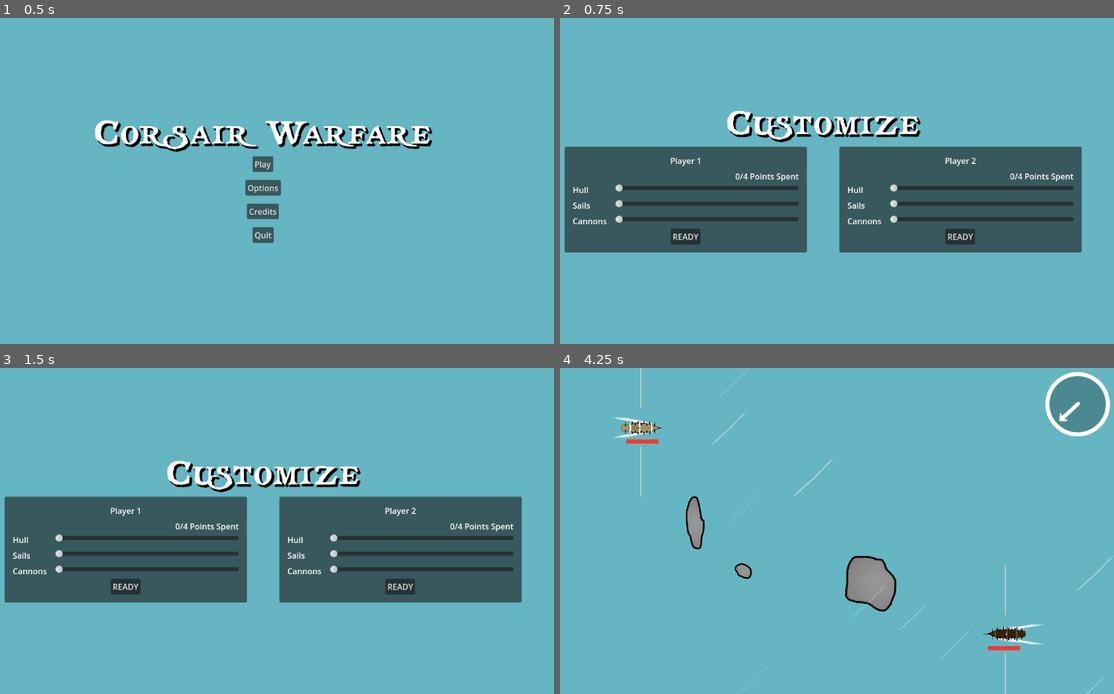
Above: before the commit, frames 1-4 (two rows, left to right).
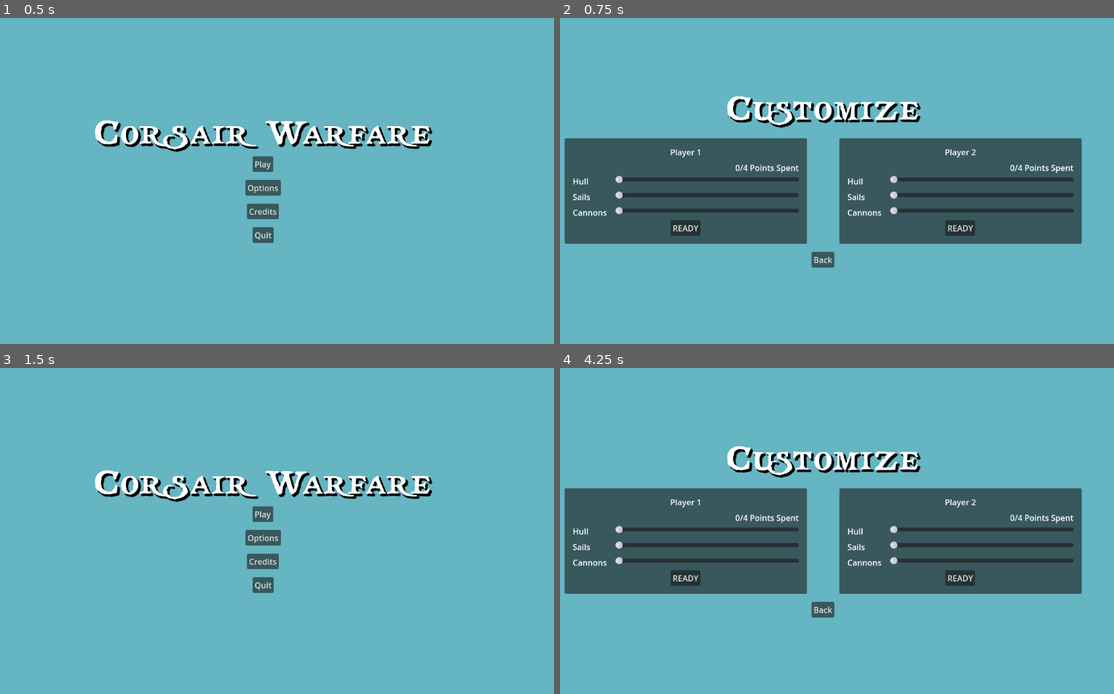
Above: after the commit, the same moments.

Repository: friedev/corsair-warfare
Game: Godot game, scene res://scenes/main.tscn
Same seed, same stepped clock (60 frames per second), same inputs: the game is played once before the commit and once after it. Sound files missing from this copy of the repository are replaced by a short silence.
Inputs (mouse positions are in pixels of both pictures, inside the frame that each line leads up to):
- Up to frame 1 (0.5 s): no input
- Up to frame 2 (0.75 s): click "Play" at 0.5 s
- Up to frame 3 (1.5 s): click (260, 609) at 1.25 s, where only the run after the commit has a clickable "Back"
- Up to frame 4 (4.25 s): click (687, 586) at 2 s, where only the run before the commit has a clickable "READY"; click (958, 586) at 2.75 s, where only the run before the commit has a clickable "READY"; click (820, 514) at 3.5 s, where only the run after the commit has a clickable "Play"

Frame 1 is identical in both runs. In frame 2, 14% of the frame differs, in the area x 0-95%, y 23-77%; in frame 3, 33%; in frame 4, 33%, in the area x 0-100%, y 0-100%.

Commit message:
Reduce menu signals, add back button to customize

Diff:
--- a/scenes/main.tscn
+++ b/scenes/main.tscn
@@ -206,12 +206,13 @@
 [connection signal="damage_taken" from="World/Ship2" to="World/Camera2D" method="_on_ship_damage_taken"]
 [connection signal="destroyed" from="World/Ship2" to="MenuLayer/GameOverMenu" method="_on_ship_destroyed"]
 [connection signal="destroyed" from="World/Ship2" to="MenuLayer/PauseMenu" method="_on_ship_destroyed"]
-[connection signal="credits_button_pressed" from="MenuLayer/MainMenu" to="MenuLayer/CreditsMenu" method="_on_main_menu_credits_button_pressed"]
-[connection signal="game_started" from="MenuLayer/MainMenu" to="MenuLayer/CustomizationMenu" method="_on_main_menu_game_started"]
-[connection signal="options" from="MenuLayer/MainMenu" to="MenuLayer/OptionsMenu" method="_on_main_menu_options"]
-[connection signal="go_back" from="MenuLayer/OptionsMenu" to="MenuLayer/MainMenu" method="_on_options_menu_go_back"]
+[connection signal="credits_button_pressed" from="MenuLayer/MainMenu" to="MenuLayer/CreditsMenu" method="_on_menu_open"]
+[connection signal="game_started" from="MenuLayer/MainMenu" to="MenuLayer/CustomizationMenu" method="_on_menu_open"]
+[connection signal="options" from="MenuLayer/MainMenu" to="MenuLayer/OptionsMenu" method="_on_menu_open"]
+[connection signal="go_back" from="MenuLayer/OptionsMenu" to="MenuLayer/MainMenu" method="_on_menu_open"]
+[connection signal="go_back" from="MenuLayer/CustomizationMenu" to="MenuLayer/MainMenu" method="_on_menu_open"]
 [connection signal="players_ready" from="MenuLayer/CustomizationMenu" to="." method="_on_customization_menu_players_ready"]
 [connection signal="players_ready" from="MenuLayer/CustomizationMenu" to="MenuLayer/PauseMenu" method="_on_customization_menu_players_ready"]
 [connection signal="game_restarted" from="MenuLayer/GameOverMenu" to="." method="_on_game_restarted"]
 [connection signal="game_restarted" from="MenuLayer/PauseMenu" to="." method="_on_game_restarted"]
-[connection signal="back_button_pressed" from="MenuLayer/CreditsMenu" to="MenuLayer/MainMenu" method="_on_credits_menu_back_button_pressed"]
+[connection signal="back_button_pressed" from="MenuLayer/CreditsMenu" to="MenuLayer/MainMenu" method="_on_menu_open"]
--- a/scenes/menus/customization_menu.tscn
+++ b/scenes/menus/customization_menu.tscn
@@ -18,6 +18,7 @@
 
 [node name="VBoxContainer" type="VBoxContainer" parent="."]
 layout_mode = 2
+theme_override_constants/separation = 16
 alignment = 1
 
 [node name="Label" type="Label" parent="VBoxContainer"]
@@ -78,5 +79,11 @@
 unique_name_in_owner = true
 layout_mode = 2
 
+[node name="BackButton" type="Button" parent="VBoxContainer"]
+layout_mode = 2
+size_flags_horizontal = 4
+text = "Back"
+
 [connection signal="player_ready" from="VBoxContainer/HBoxContainer/PanelContainer/MarginContainer/VBoxContainer/CustomizationSection1" to="." method="_on_customization_section_1_player_ready"]
 [connection signal="player_ready" from="VBoxContainer/HBoxContainer/PanelContainer2/MarginContainer/VBoxContainer2/CustomizationSection2" to="." method="_on_customization_section_2_player_ready"]
+[connection signal="pressed" from="VBoxContainer/BackButton" to="." method="_on_back_button_pressed"]
--- a/scripts/credits_menu.gd
+++ b/scripts/credits_menu.gd
@@ -8,5 +8,5 @@
 	self.hide()
 
 
-func _on_main_menu_credits_button_pressed() -> void:
+func _on_menu_open() -> void:
 	self.show()
--- a/scripts/main_menu.gd
+++ b/scripts/main_menu.gd
@@ -15,17 +15,9 @@
 	self.hide()
 
 
-func _on_quit_button_pressed() -> void:
-	self.get_tree().quit()
-
-
 func _on_options_button_pressed() -> void:
 	self.options.emit()
 	self.hide()
-
-
-func _on_options_menu_go_back() -> void:
-	self.show()
 
 
 func _on_credits_button_pressed() -> void:
@@ -33,5 +25,9 @@
 	self.hide()
 
 
-func _on_credits_menu_back_button_pressed() -> void:
+func _on_quit_button_pressed() -> void:
+	self.get_tree().quit()
+
+
+func _on_menu_open() -> void:
 	self.show()
--- a/scripts/menus/customization_menu.gd
+++ b/scripts/menus/customization_menu.gd
@@ -2,6 +2,7 @@
 class_name CustomizationMenu
 
 signal players_ready
+signal go_back
 
 @export var ship1: Ship
 @export var ship2: Ship
@@ -40,5 +41,10 @@
 		self.hide()
 
 
-func _on_main_menu_game_started() -> void:
+func _on_menu_open() -> void:
 	self.show()
+
+
+func _on_back_button_pressed() -> void:
+	self.go_back.emit()
+	self.hide()
--- a/scripts/options_menu.gd
+++ b/scripts/options_menu.gd
@@ -28,7 +28,7 @@
 	self.set_volume("Ambience", value)
 
 
-func _on_main_menu_options() -> void:
+func _on_menu_open() -> void:
 	self.show()
 
 
